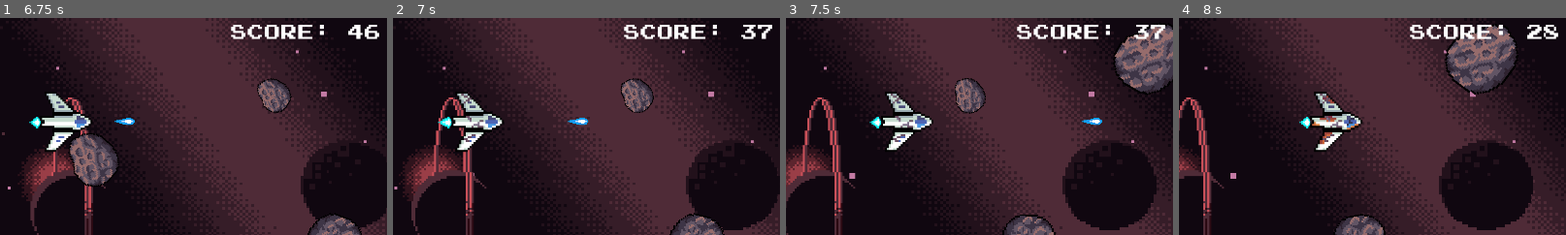
Above: before the commit, frames 1-4 (left to right).
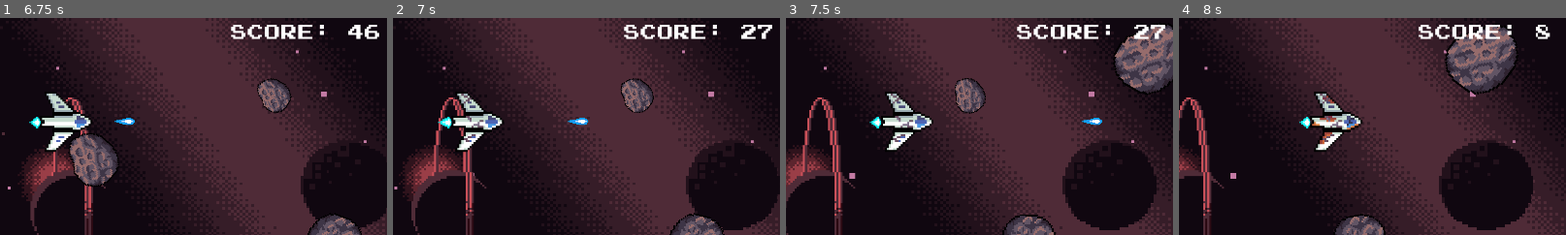
Above: after the commit, the same moments.

Repository: Thapar-Amateur-Astronomers-Society/The-TAAS-Game
Game: Godot game, scene res://scenes/main.tscn
Same seed, same stepped clock (60 frames per second), same inputs: the game is played once before the commit and once after it.
Inputs:
- Up to frame 1 (6.75 s): hold Up (player_up) 0.53-2.03 s; tap Space (player_shoot) every 0.75 s from 0.6 to 6.6 s; hold Left (player_left) 2.03-3.53 s; hold Down (player_down) 3.53-4.28 s; hold Right (player_right) 4.28-5.03 s; hold Up (player_up) 5.03-5.78 s; hold Right (player_right) from 5.78 s (still down)
- Up to frame 2 (7 s): keep holding Right (player_right)
- Up to frame 3 (7.5 s): keep holding Right (player_right); tap Space (player_shoot) at 7.35 s
- Up to frame 4 (8 s): keep holding Right (player_right)
The pictures show only the part of the screen within x 11-61%, y 0-50%; the shares and areas given below are measured in that part.

Frame 1 is identical in both runs. In frame 2, 0.1% of the frame differs, in the area x 89-94%, y 3-10%; in frame 3, 0.1%; in frame 4, 1.5%, in the area x 59-98%, y 3-10%.

Commit message:
Made scoring system a bit more 'punishing'.

Diff:
--- a/scripts/game.gd
+++ b/scripts/game.gd
@@ -41,7 +41,7 @@
 	_update_ui()
 
 func _on_enemy_hit():
-	score -= 10
+	score -= 20
 	_update_ui()
 
 
